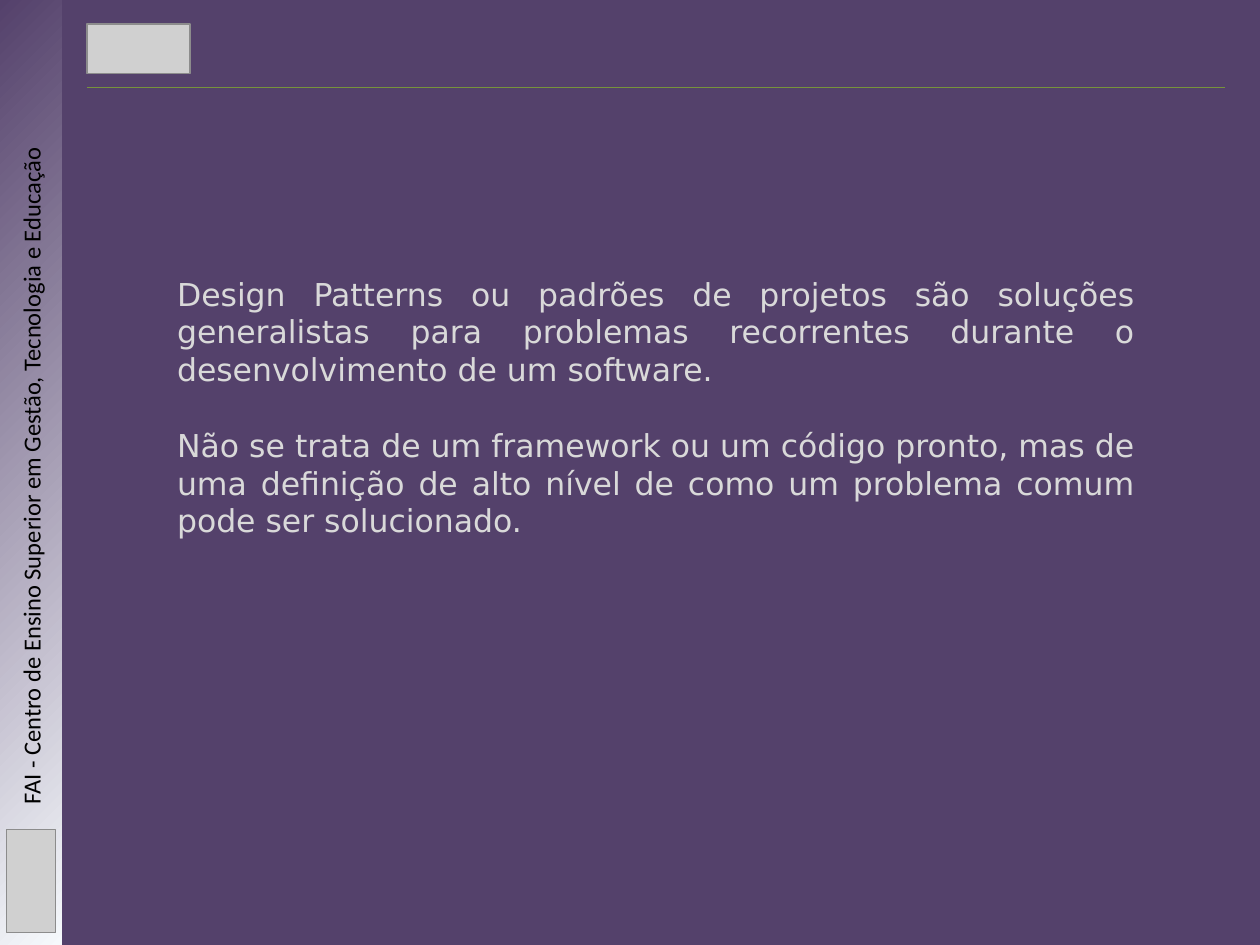
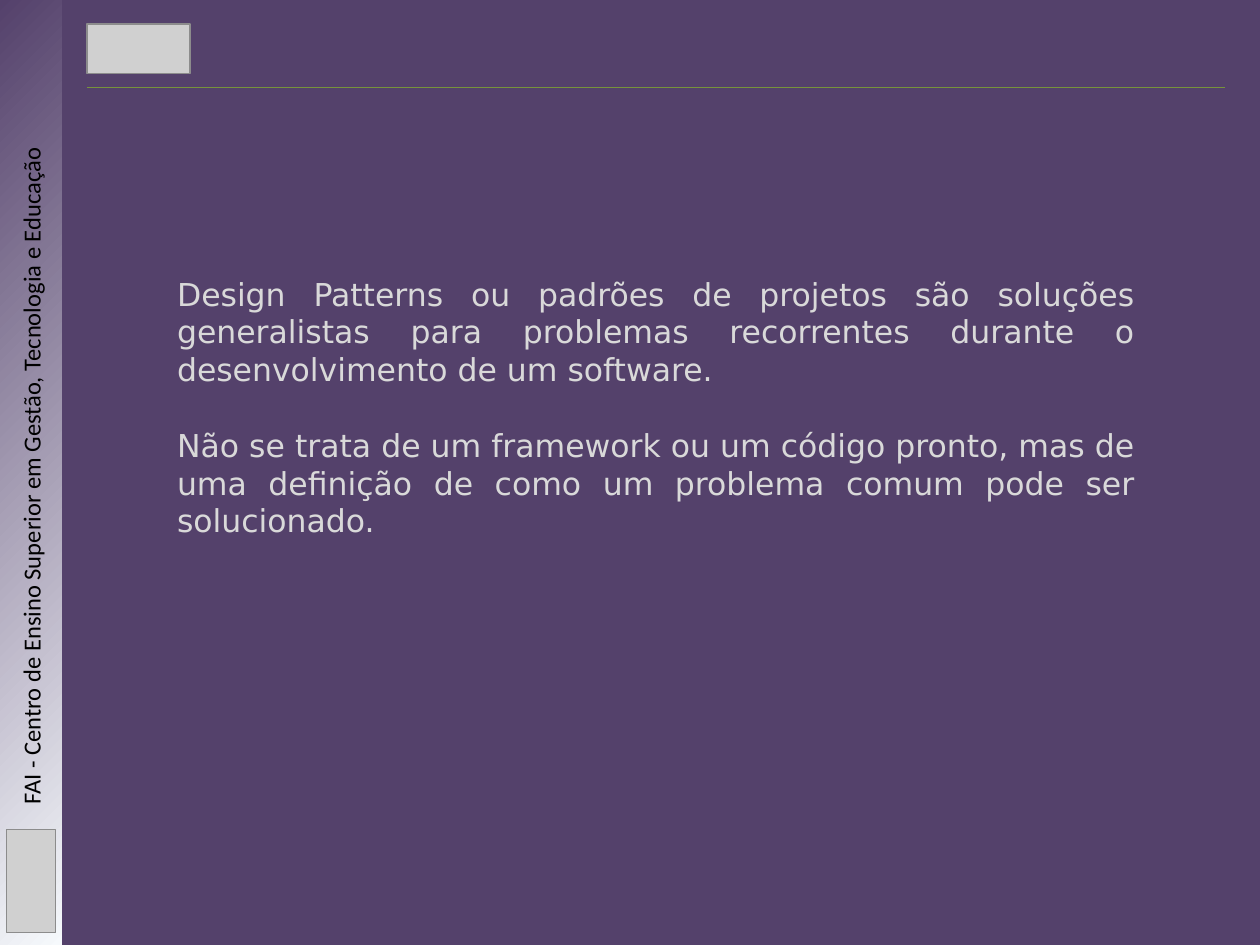
Before and after one commit to mbernardesp/lab-dev-software-sgh, a slide deck: slide 3 of slides/design-patterns.pptx. Drawn at 1260x945 pixels with LibreOffice and Linux fonts; fonts in the diff are those of the drawing; grey boxes stand for pictures. Boxes give left, top, right and bottom in pixels: in the first picture for what was removed or moved away, otherwise in the second. Text is boxed around its words. In the diff, an @@ line names an element or a change of style, - is before the commit and + after.

```diff
--- a/slides/design-patterns.pptx
+++ b/slides/design-patterns.pptx
@@ text at (177, 432, 1135, 533): text changed @@
-Não se trata de um framework ou um código pronto, mas de uma definição de alto nível de como um problema comum pode ser solucionado.
+Não se trata de um framework ou um código pronto, mas de uma definição de como um problema comum pode ser solucionado.
```
Also in this commit, not shown: 3 other slides changed, 2 slides added.
